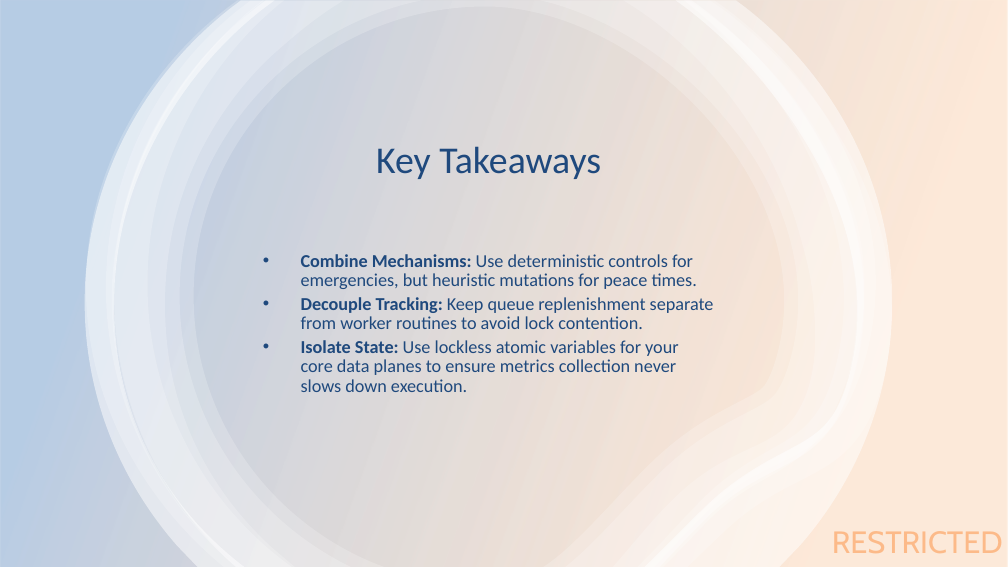
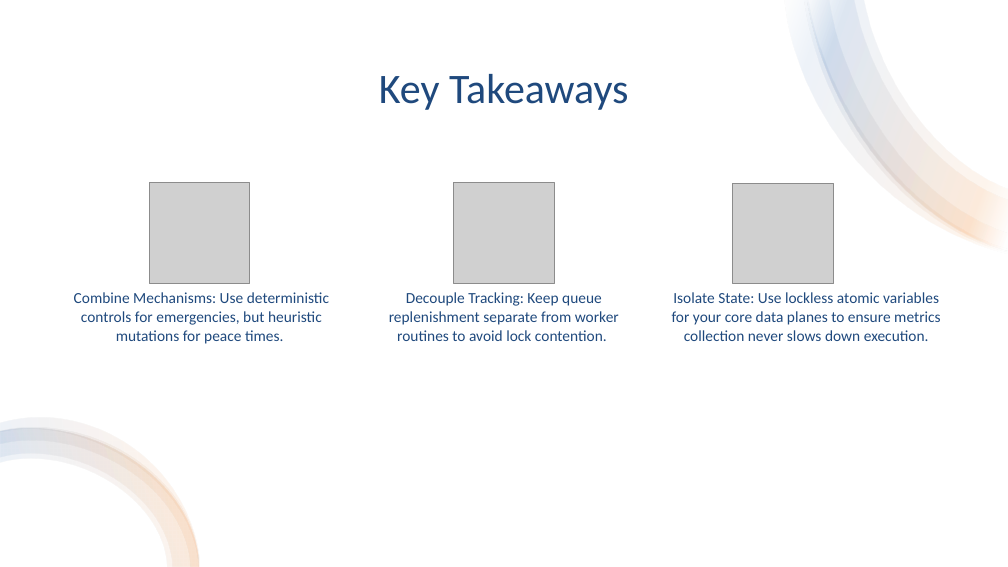
Before and after one commit to caseylmanus/workerpool, a slide deck: slide 16 of presentation.pptx. Drawn at 1008x567 pixels with LibreOffice and Linux fonts; fonts in the diff are those of the drawing; grey boxes stand for pictures. Boxes give left, top, right and bottom in pixels: in the first picture for what was removed or moved away, otherwise in the second. Text is boxed around its words. In the diff, an @@ line names an element or a change of style, - is before the commit and + after.

```diff
--- a/presentation.pptx
+++ b/presentation.pptx
@@ rectangle at (x1=0, y1=0, x2=1008, y2=566): fill gradient #F79646 to #4F81BD to #FFFFFF @@
@@ group removed at (x1=85, y1=0, x2=892, y2=566): 6 freeform shapes @@
@@ group added at (x1=783, y1=0, x2=1007, y2=253): 4 freeform shapes @@
@@ title "Key Takeaways" moved from (x1=376, y1=146, x2=601, y2=179) to (x1=379, y1=74, x2=629, y2=110) @@
@@ title "Key Takeaways" at (x1=379, y1=74, x2=629, y2=110): size 27 to 30 pt @@
@@ picture added at (x1=149, y1=182, x2=250, y2=283) @@
@@ picture added at (x1=454, y1=182, x2=554, y2=283) @@
@@ picture added at (x1=733, y1=183, x2=834, y2=284) @@
@@ text removed at (x1=301, y1=254, x2=714, y2=392) @@
-• Combine Mechanisms: Use deterministic controls for emergencies, but heuristic mutations for peace times.
-• Decouple Tracking: Keep queue replenishment separate from worker routines to avoid lock contention.
-• Isolate State: Use lockless atomic variables for your core data planes to ensure metrics collection never slows down execution.
@@ table added at (x1=50, y1=283, x2=958, y2=349), 1 rows, 3 columns @@
+Combine Mechanisms: Use deterministic controls for emergencies, but heuristic mutations for peace times. | Decouple Tracking: Keep queue replenishment separate from worker routines to avoid lock contention. | Isolate State: Use lockless atomic variables for your core data planes to ensure metrics collection never slows down execution.
@@ group added at (x1=0, y1=417, x2=200, y2=567): 4 freeform shapes @@
@@ text removed at (x1=832, y1=531, x2=1003, y2=553) @@
-RESTRICTED
```
Also in this commit, not shown: 15 other slides changed.
